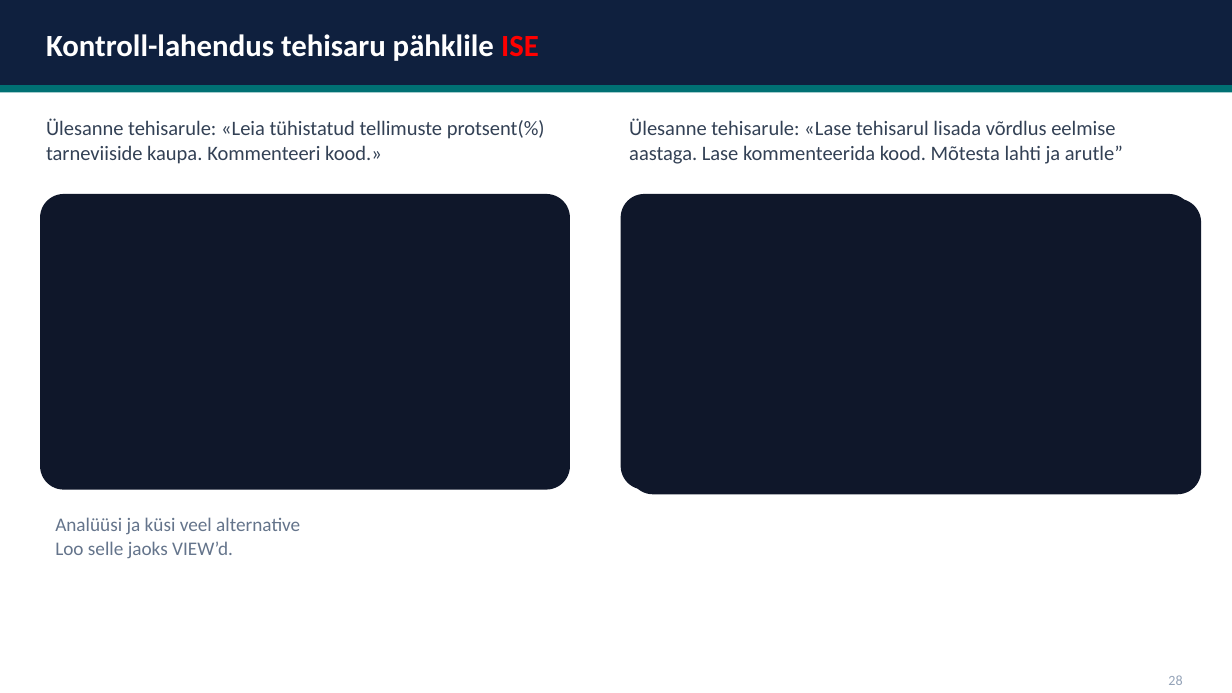
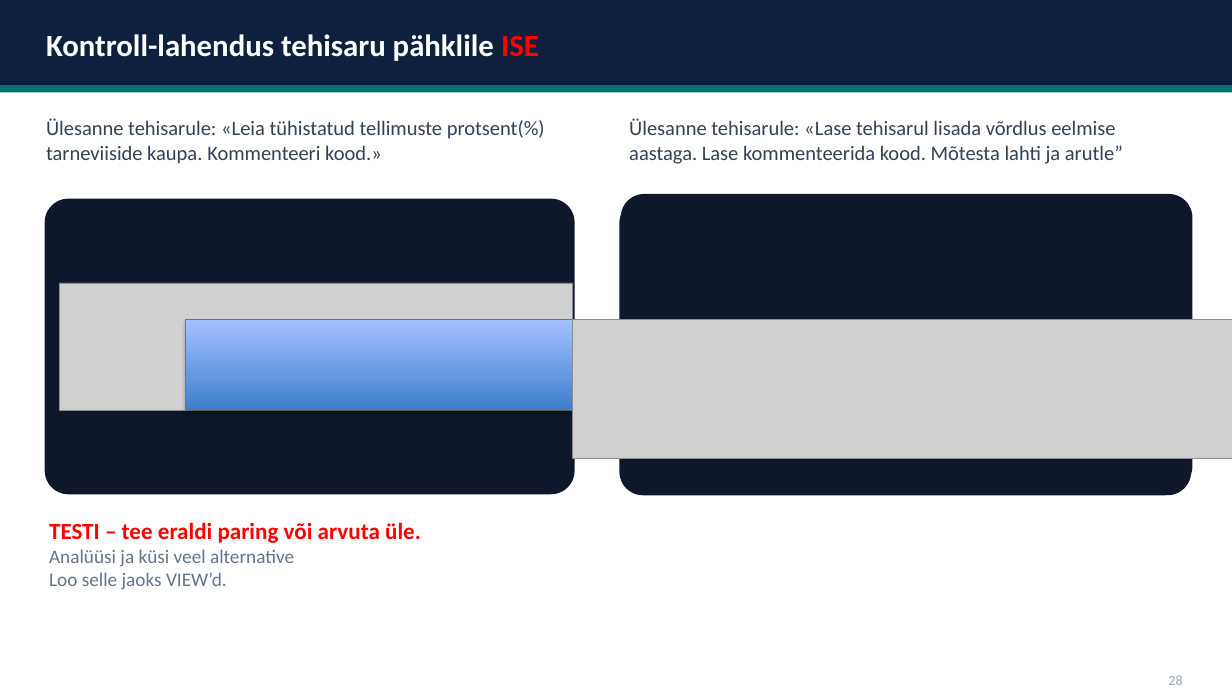
Before and after one commit to emilieabel/andmetarkus, a slide deck: slide 5 of Materjalid/Day9 Andmekorraldus Dim Fakt/9-paev-andmetarkus-esitlus.pptx. Drawn at 1232x693 pixels with LibreOffice and Linux fonts; fonts in the diff are those of the drawing; grey boxes stand for pictures. Boxes give left, top, right and bottom in pixels: in the first picture for what was removed or moved away, otherwise in the second. Text is boxed around its words. In the diff, an @@ line names an element or a change of style, - is before the commit and + after.

```diff
--- a/Materjalid/Day9 Andmekorraldus Dim Fakt/9-paev-andmetarkus-esitlus.pptx
+++ b/Materjalid/Day9 Andmekorraldus Dim Fakt/9-paev-andmetarkus-esitlus.pptx
@@ rounded rectangle moved from (x1=40, y1=194, x2=570, y2=490) to (x1=44, y1=199, x2=575, y2=494) @@
@@ rounded rectangle moved from (x1=629, y1=199, x2=1202, y2=494) to (x1=619, y1=200, x2=1191, y2=495) @@
@@ picture added at (x1=59, y1=283, x2=572, y2=410) @@
@@ rectangle added at (x1=186, y1=320, x2=575, y2=409), fill gradient #3F80CE to #A4C4FF, outline #4B7EBC 0.75 pt @@
@@ picture added at (x1=572, y1=320, x2=1232, y2=458) @@
@@ text at (x1=49, y1=522, x2=421, y2=543): paragraph added @@
+TESTI – tee eraldi paring või arvuta üle.
```
Also in this commit, not shown: 6 other slides changed, 3 slides added, 1 other file.
